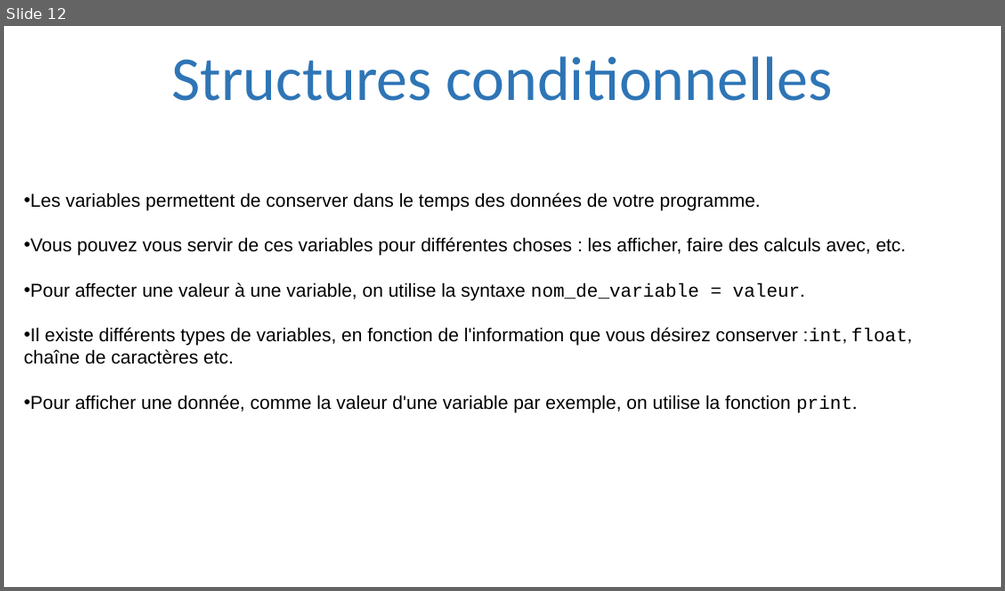
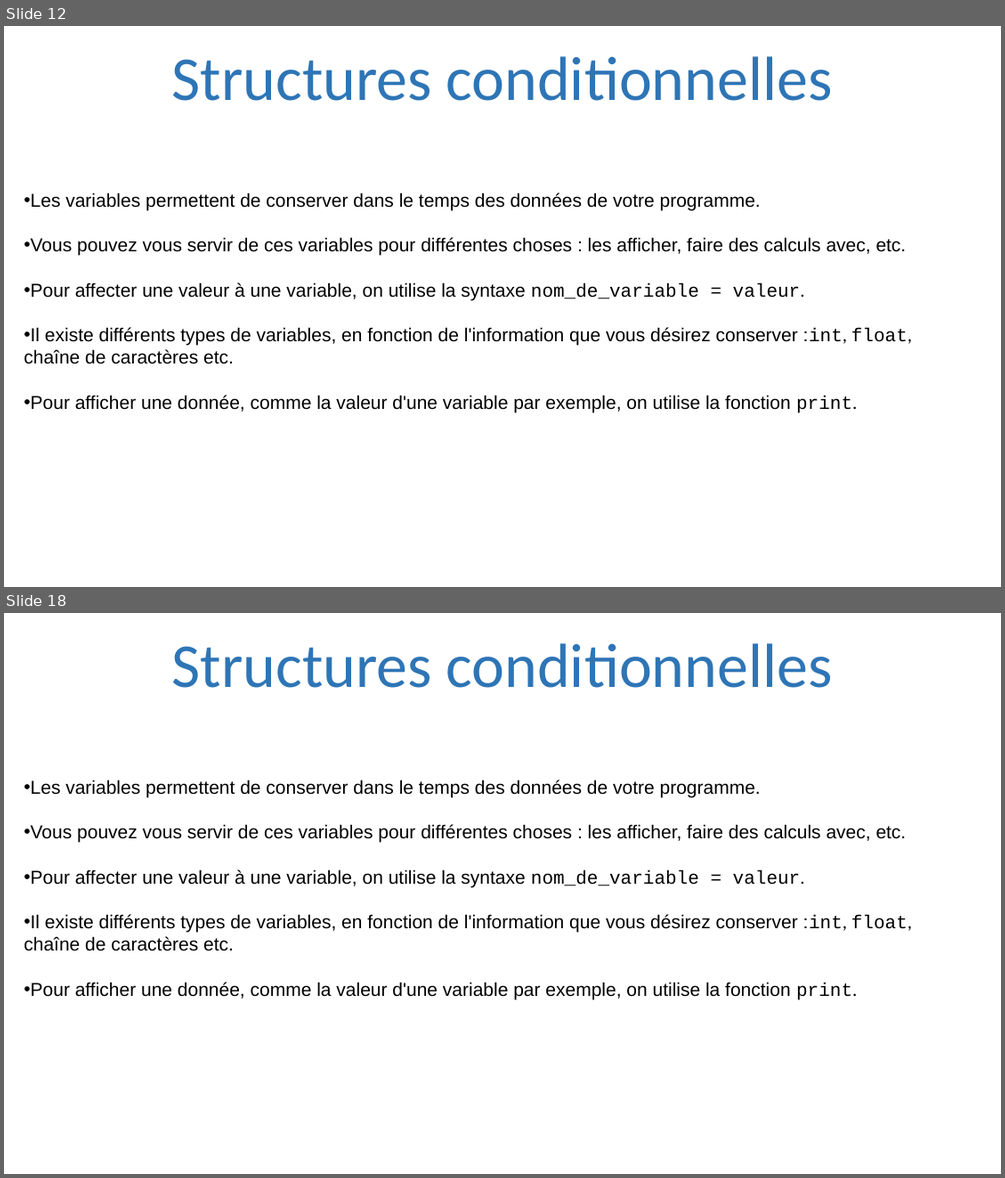
Before and after one commit to julienPalleau/PythonDoc, a slide deck: Python-resume.pptx. Shown one above the other, each under a label of ours: slide 12 before the commit, slides 12 and 18 after it; the slides between them are not shown. The pictures are 1005x591 and 1005x1178 pixels, drawn with LibreOffice and Linux fonts; fonts in the diff are those of the drawing. Boxes give left, top, right and bottom in pixels: in the first picture for what was removed or moved away, otherwise in the second. Text is boxed around its words. In the diff, an @@ line names an element or a change of style, - is before the commit and + after.

Commit message:
added fonctions

```diff
--- a/Python-resume.pptx
+++ b/Python-resume.pptx
@@ slide 18 added at [4, 613, 1001, 1174], background #FFFFFF @@
@@ title added at [172, 643, 833, 688], 60 pt, text #2E75B6 @@
+Structures conditionnelles
@@ text added at [24, 779, 912, 1000], 18 pt, text #000000 @@
+• Les variables permettent de conserver dans le temps des données de votre programme.
+• Vous pouvez vous servir de ces variables pour différentes choses : les afficher, faire des calculs avec, etc.
+• Pour affecter une valeur à une variable, on utilise la syntaxe nom_de_variable = valeur.
+• Il existe différents types de variables, en fonction de l'information que vous désirez conserver :int, float,
+chaîne de caractères etc.
+• Pour afficher une donnée, comme la valeur d'une variable par exemple, on utilise la fonction print.
```
Also in this commit, not shown: 1 slide changed, 18 other slides added.
